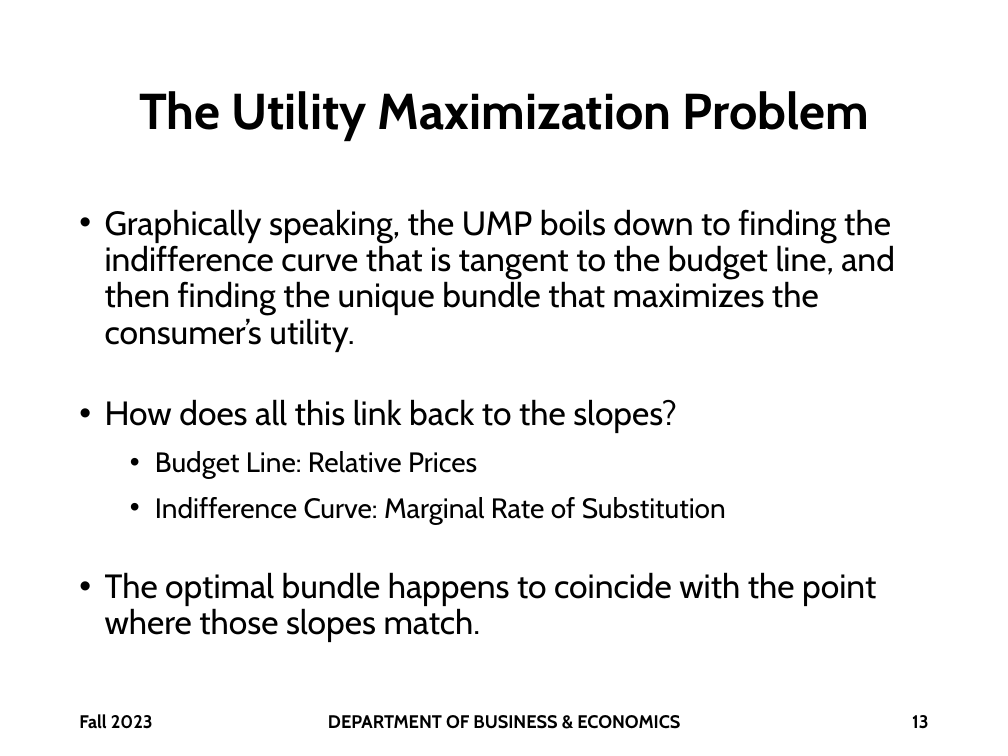
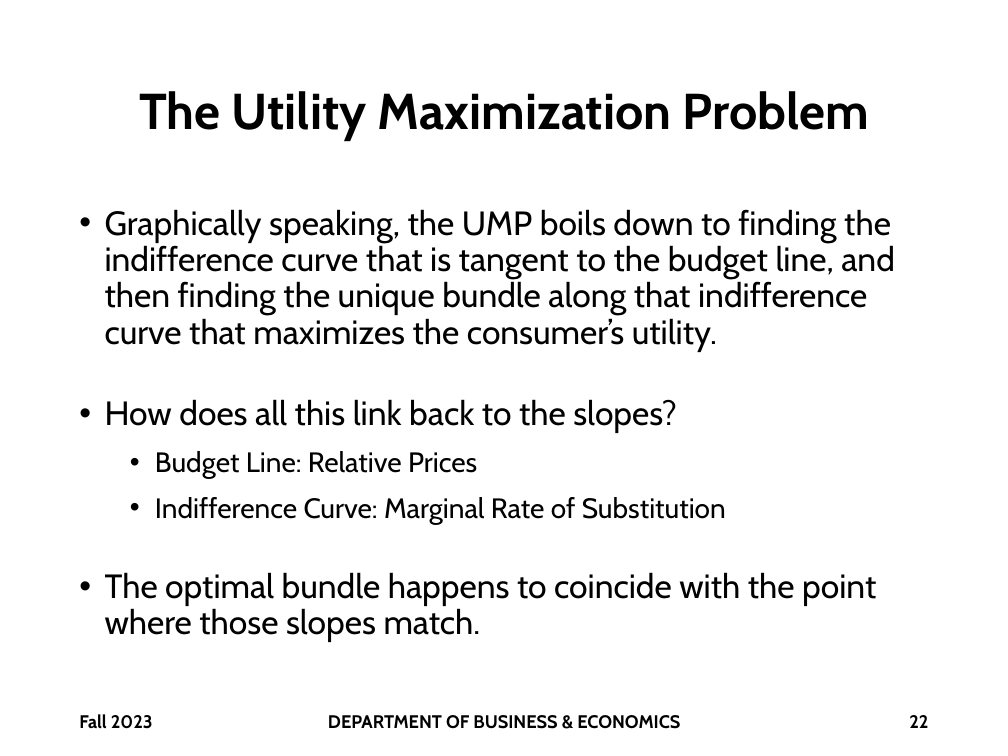
Before and after one commit to brianhwpark/brianhwpark.github.io, a slide deck: slide 22 of files/teaching-resources/monmouthcollege-econ-300/ECON300-LEC08.pptx (slide 13 before the commit). Drawn at 1008x756 pixels with LibreOffice and Linux fonts; fonts in the diff are those of the drawing; background and template pictures are left out. Boxes give left, top, right and bottom in pixels: in the first picture for what was removed or moved away, otherwise in the second. Text is boxed around its words. In the diff, an @@ line names an element or a change of style, - is before the commit and + after.

```diff
--- a/files/teaching-resources/monmouthcollege-econ-300/ECON300-LEC08.pptx
+++ b/files/teaching-resources/monmouthcollege-econ-300/ECON300-LEC08.pptx
@@ text at [105,209,895,352]: text changed @@
-• Graphically speaking, the UMP boils down to finding the indifference curve that is tangent to the budget line, and then finding the unique bundle that maximizes the consumer’s utility.
+• Graphically speaking, the UMP boils down to finding the indifference curve that is tangent to the budget line, and then finding the unique bundle along that indifference curve that maximizes the consumer’s utility.
@@ page number at [909,715,928,728]: text changed @@
-13
+22
```
Also in this commit, not shown: 4 other slides changed, 9 slides added, 7 other files.
